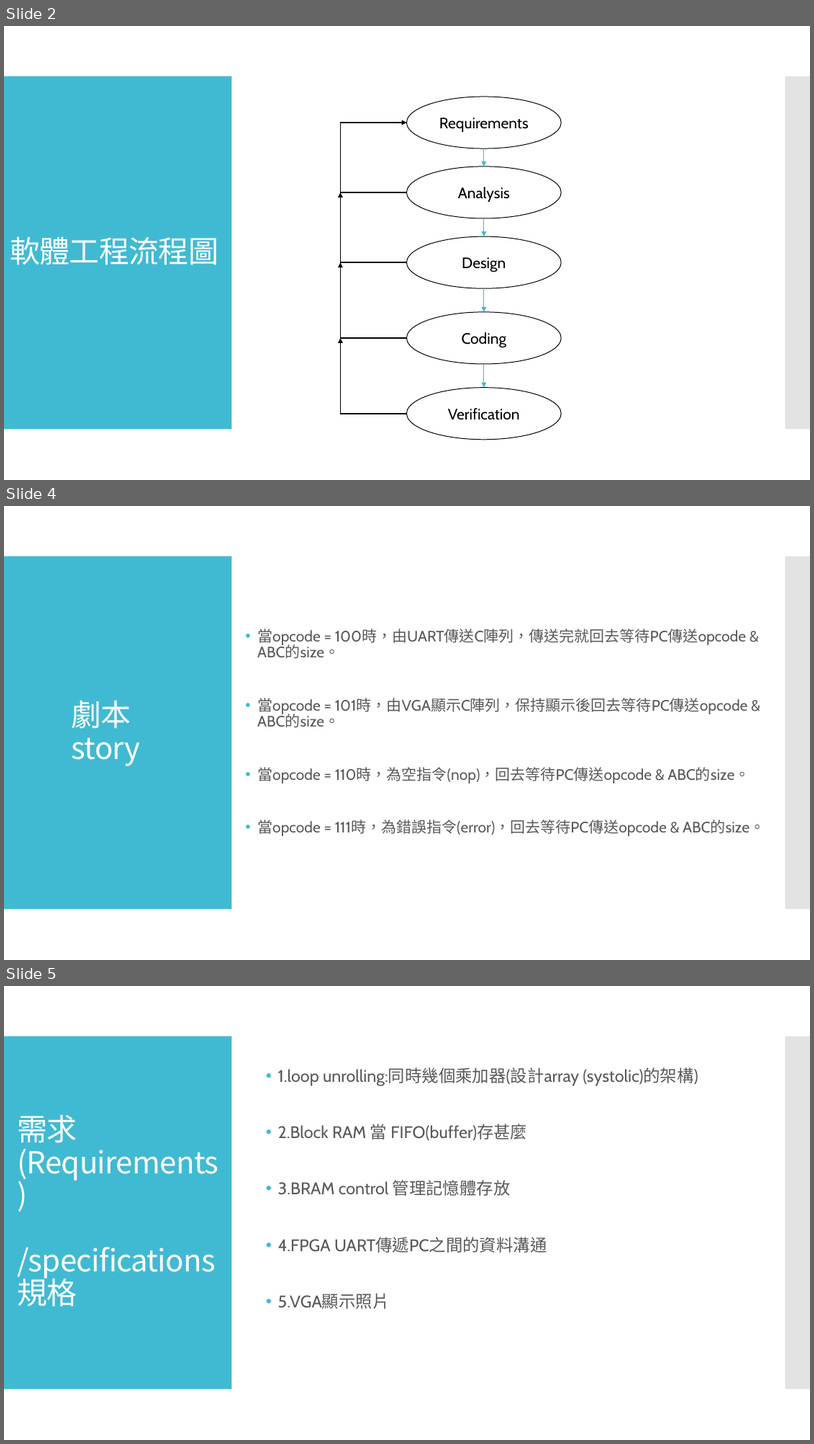
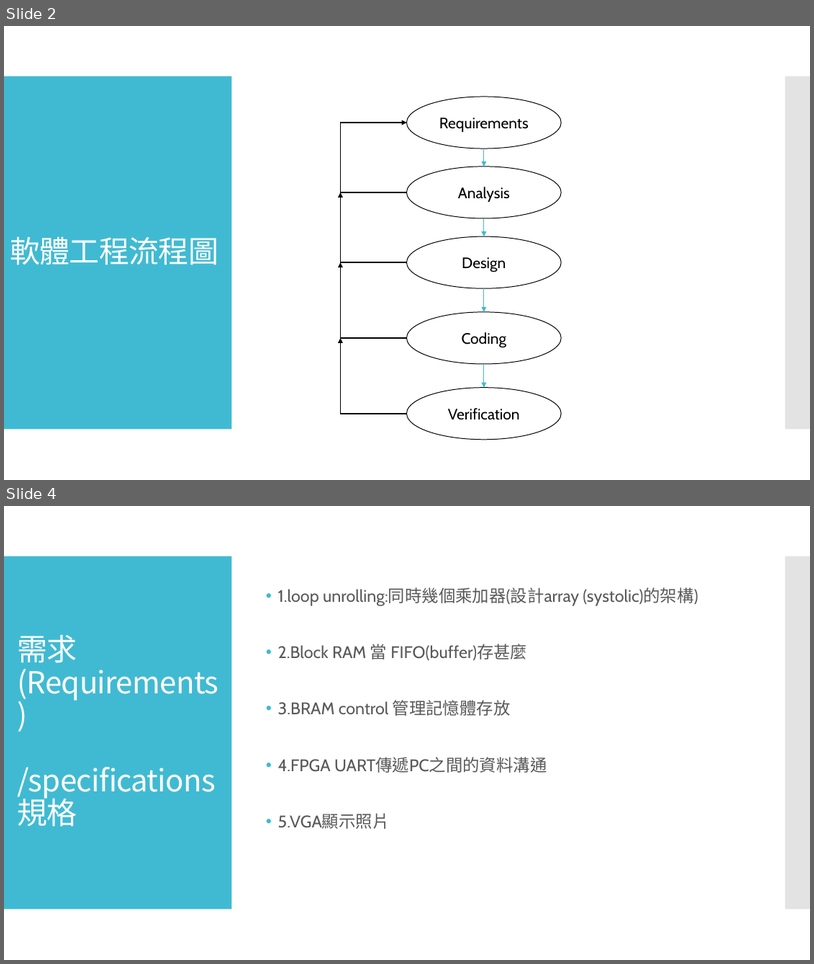
Before and after one commit to BBS86x1023/FPGA-simple-TPU, a slide deck: FPGA Final Project.pptx. Shown one above the other, each under a label of ours: slides 2, 4 and 5 before the commit, slides 2 and 4 after it; the slides between them are not shown. The pictures are 814x1444 and 814x964 pixels, drawn with LibreOffice and Linux fonts; fonts in the diff are those of the drawing. Boxes give left, top, right and bottom in pixels: in the first picture for what was removed or moved away, otherwise in the second. Text is boxed around its words. In the diff, an @@ line names an element or a change of style, - is before the commit and + after.

```diff
--- a/FPGA Final Project.pptx
+++ b/FPGA Final Project.pptx
@@ slide 4 removed at (4,506,810,960), background #FFFFFF; not listed: 2 template elements that a slide beside it also shows @@
@@ text removed at (257,628,765,836) @@
-• 當opcode = 100時，由UART傳送C陣列，傳送完就回去等待PC傳送opcode & ABC的size。
-• 當opcode = 101時，由VGA顯示C陣列，保持顯示後回去等待PC傳送opcode & ABC的size。
-• 當opcode = 110時，為空指令(nop)，回去等待PC傳送opcode & ABC的size。
-• 當opcode = 111時，為錯誤指令(error)，回去等待PC傳送opcode & ABC的size。
@@ title removed at (72,700,141,766) @@
-劇本
-story
@@ what was slide 5 is now slide 4 @@
```
Also in this commit, not shown: 2 slides changed, 1 slide added, 2 other slides removed.
